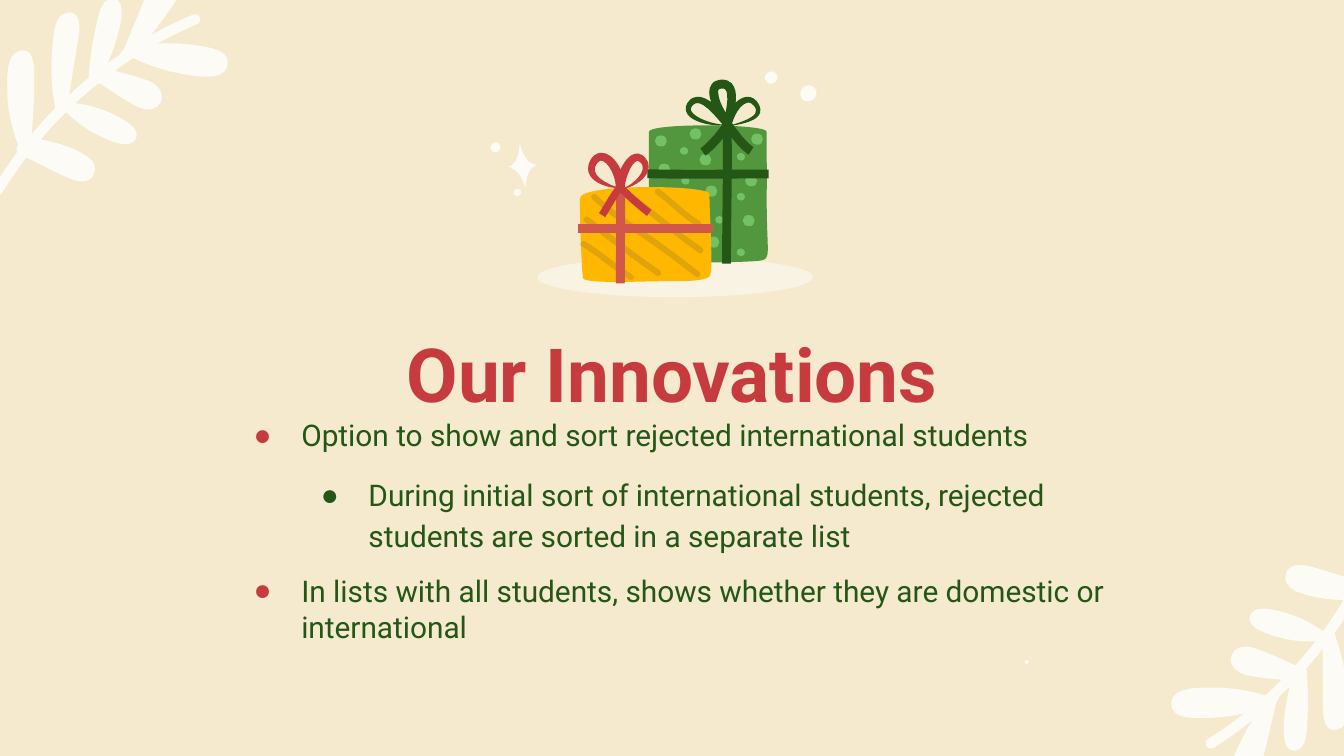
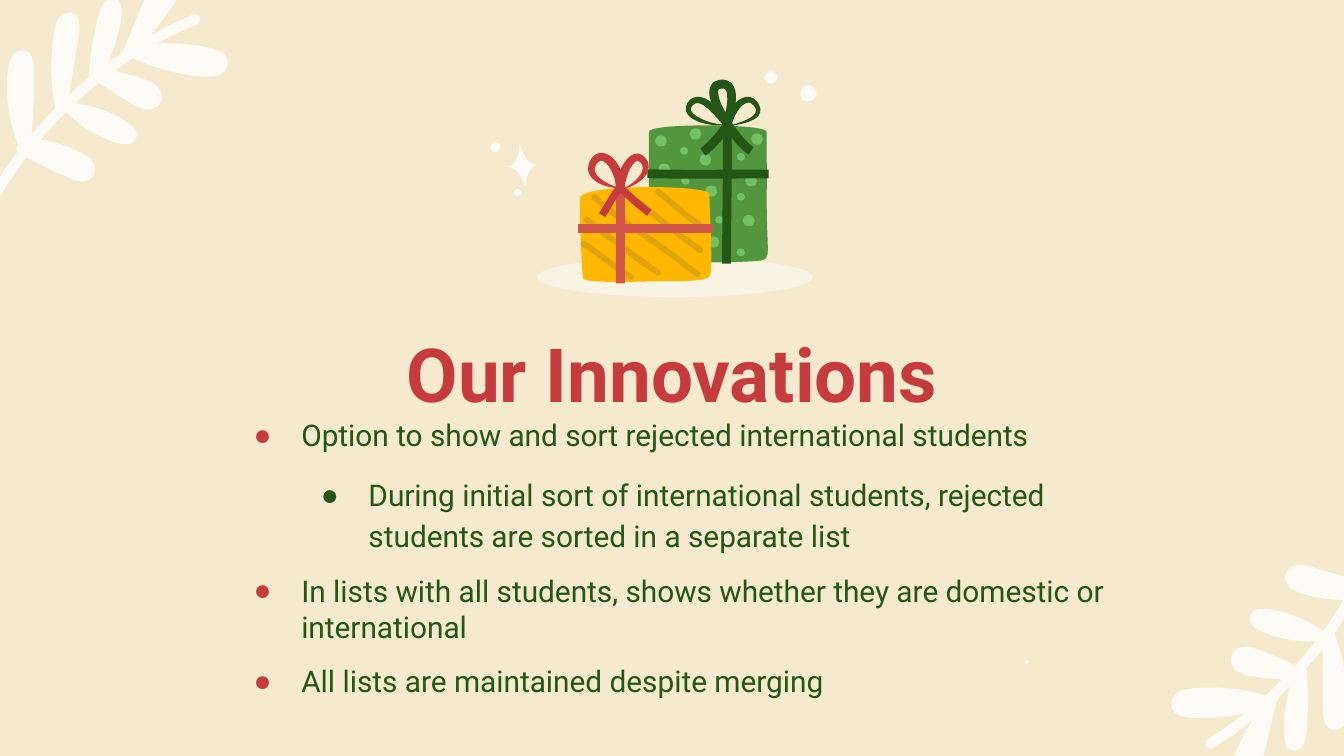
Before and after one commit to SatireSage/Admission-System, a slide deck: slide 9 of projFinal/251pres.pptx. Drawn at 1344x756 pixels with LibreOffice and Linux fonts; fonts in the diff are those of the drawing. Boxes give left, top, right and bottom in pixels: in the first picture for what was removed or moved away, otherwise in the second. Text is boxed around its words. In the diff, an @@ line names an element or a change of style, - is before the commit and + after.

```diff
--- a/projFinal/251pres.pptx
+++ b/projFinal/251pres.pptx
@@ subtitle at [301, 669, 823, 699]: paragraph added @@
+● All lists are maintained despite merging
```
